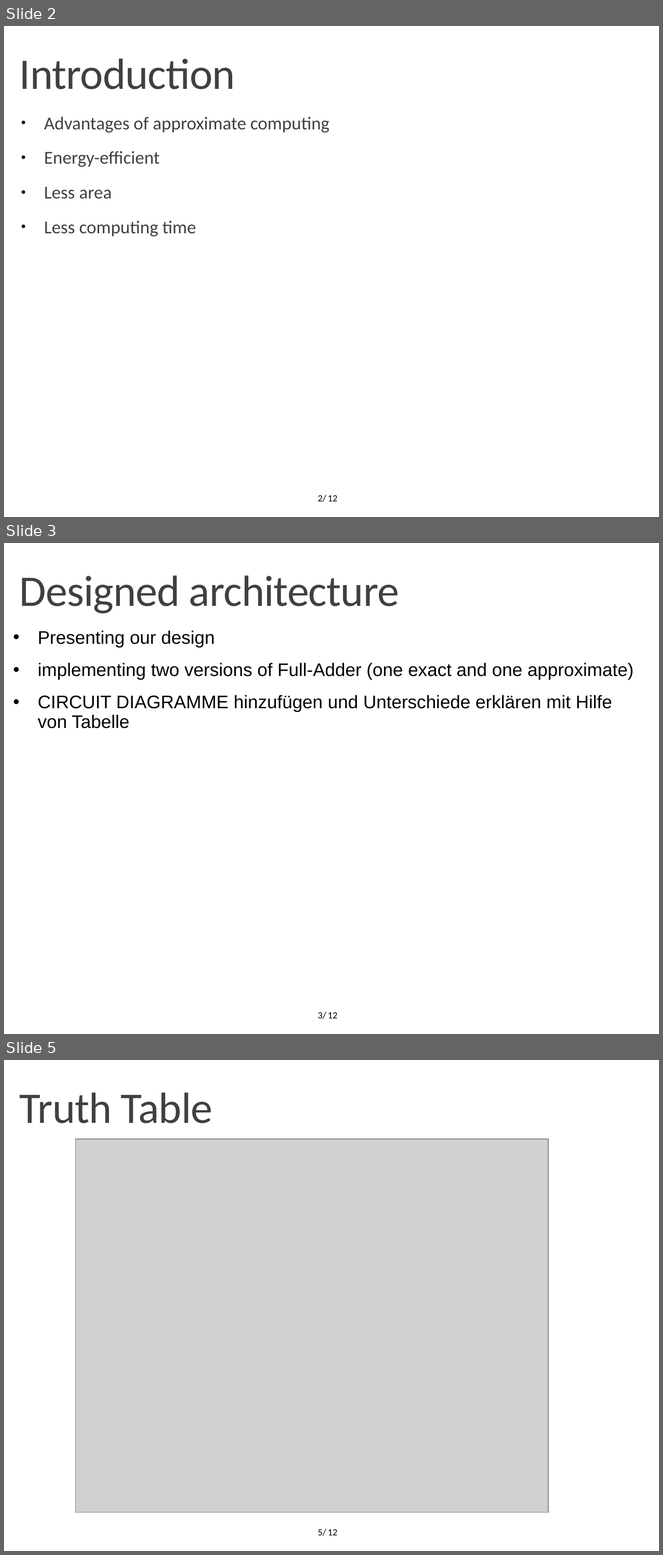
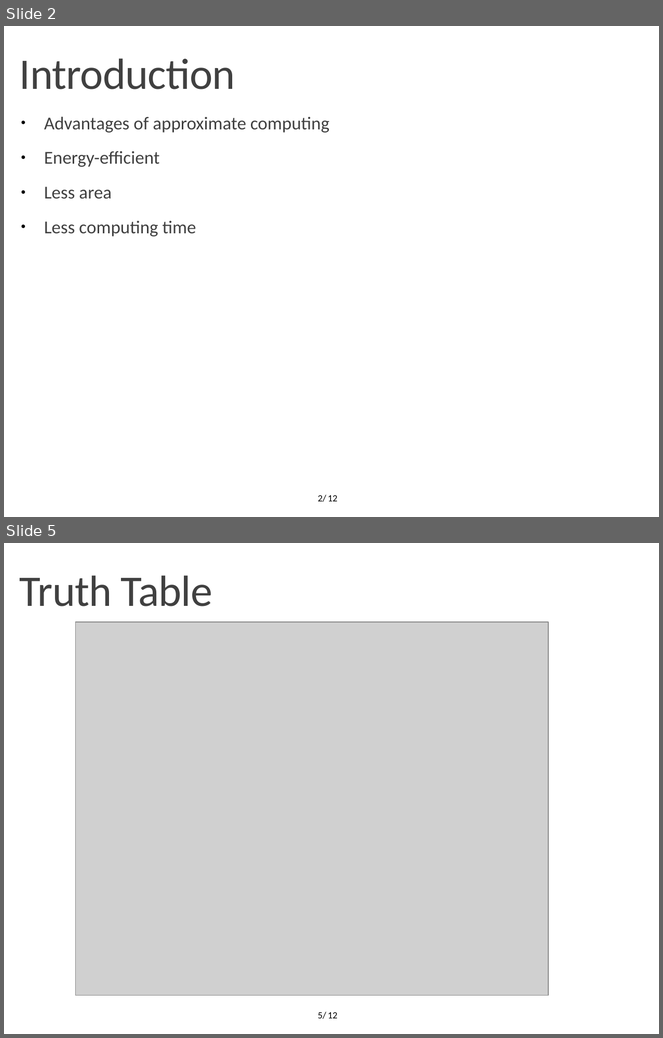
Before and after one commit to OrionLightning/Approximate-Circuit, a slide deck: Presentation Slides/Midterm 23-11-2021.pptx. Shown one above the other, each under a label of ours: slides 2, 3 and 5 before the commit, slides 2 and 5 after it; the slides between them are not shown. The pictures are 663x1555 and 663x1038 pixels, drawn with LibreOffice and Linux fonts; fonts in the diff are those of the drawing; grey boxes stand for pictures; background and template pictures are left out. Boxes give left, top, right and bottom in pixels: in the first picture for what was removed or moved away, otherwise in the second. Text is boxed around its words. In the diff, an @@ line names an element or a change of style, - is before the commit and + after.

```diff
--- a/Presentation Slides/Midterm 23-11-2021.pptx
+++ b/Presentation Slides/Midterm 23-11-2021.pptx
@@ slide 3 removed at [4, 543, 659, 1034], background #FFFFFF; not listed: 1 template element that a slide beside it also shows @@
@@ text removed at [20, 575, 399, 614] @@
-Designed architecture
@@ text removed at [38, 630, 634, 729] @@
-• Presenting our design
-• implementing two versions of Full-Adder (one exact and one approximate)
-• CIRCUIT DIAGRAMME hinzufügen und Unterschiede erklären mit Hilfe von Tabelle
@@ page number removed at [318, 1012, 326, 1019] @@
-3/
```
Also in this commit, not shown: 7 slides changed, 2 slides added, 2 other files.
